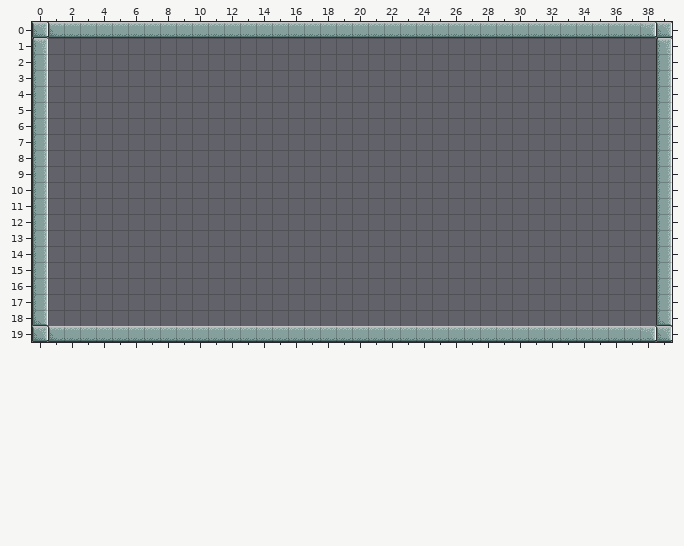
Tiled map, stored at assets/data/level6.tmx. The first picture shows the starting point.
Cells are 16x16 px. Shown: x 0..39, y 0..19.
And afterwards:
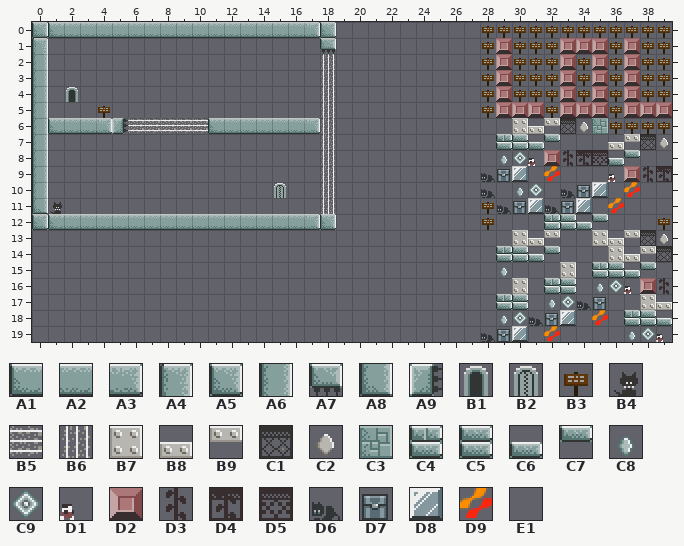
Key: from "tiles": A1 0, A2 1, A3 2, A4 4, A5 8, A6 12, A7 16, A8 20, A9 26, B1 28, B2 29, B3 36, B4 38, B5 40, B6 41, B7 90, B8 91, B9 92, C1 93, C2 94, C3 95, C4 97, C5 98, C6 99, C7 100, C8 105, C9 106, D1 107, D2 108, D3 109, D4 110, D5 111, D6 112, D7 113, D8 114, D9 116, E1 117.
__ is an empty cell.
Objects are placed by their top-left corner, in cells (3,4 is the top-left corner of cell 3,4); size is 1x1 cell unless given.
See-through tiles are keyed as they look on the map.
Difference:
{"where": "layer \"Tiles\""}
{"y":0,"x":17,"old":"A2 A2 A2 A2 A2 A2 A2 A2 A2 A2 A2 A2 A2 A2 A2 A2 A2 A2 A2 A2 A2 A3 A5","new":"A3 A5 __ __ __ __ __ __ __ __ __ B3 B3 B3 B3 B3 B3 B3 B3 B3 B3 B3 B3"}
{"y":1,"x":18,"old":"__","new":"A7"}
{"y":1,"x":28,"old":"__ __ __ __ __ __ __ __ __ __ __ A4","new":"B3 D2 B3 B3 B3 D2 D2 D2 B3 D2 B3 B3"}
{"y":2,"x":28,"old":"__ __ __ __ __ __ __ __ __ __ __ A6","new":"B3 D2 B3 B3 B3 D2 B3 D2 B3 D2 B3 B3"}
{"y":3,"x":28,"old":"__ __ __ __ __ __ __ __ __ __ __ A6","new":"B3 D2 B3 B3 B3 D2 B3 D2 B3 D2 B3 B3"}
{"y":4,"x":28,"old":"__ __ __ __ __ __ __ __ __ __ __ A6","new":"B3 D2 B3 B3 B3 D2 B3 D2 B3 D2 B3 B3"}
{"y":5,"x":28,"old":"__ __ __ __ __ __ __ __ __ __ __ A6","new":"B3 D2 D2 D2 B3 D2 D2 D2 B3 D2 D2 D2"}
{"y":6,"x":1,"old":"__ __ __ __ __","new":"A1 A2 A2 A3 A9"}
{"y":6,"x":11,"old":"__ __ __ __ __ __ __","new":"A1 A2 A2 A2 A2 A2 A3"}
{"y":6,"x":30,"old":"__ __ __ __ __ __ __ __ __ A6","new":"B7 B8 B9 C1 C2 C3 B3 B3 B3 B3"}
{"y":7,"x":29,"old":"__ __ __ __","new":"C4 C5 C6 C7"}
{"y":7,"x":36,"old":"__ __ __ A6","new":"B8 B9 C1 C2"}
{"y":8,"x":29,"old":"__ __ __ __ __ __ __ __ __","new":"C8 C9 D1 D2 D3 D4 D5 C6 C7"}
{"y":8,"x":39,"old":"A6","new":"__"}
{"y":9,"x":28,"old":"__ __ __","new":"D6 D7 D8"}
{"y":9,"x":32,"old":"__","new":"D9"}
{"y":9,"x":36,"old":"__ __ __ A6","new":"D1 D2 D3 D4"}
{"y":10,"x":28,"old":"__","new":"D6"}
{"y":10,"x":30,"old":"__ __","new":"C8 C9"}
{"y":10,"x":33,"old":"__ __ __","new":"D6 D7 D8"}
{"y":10,"x":37,"old":"__","new":"D9"}
{"y":10,"x":39,"old":"A6","new":"__"}
{"y":11,"x":0,"old":"A6","new":"A8"}
{"y":11,"x":28,"old":"__ __ __ __ __ __ __","new":"B3 D6 D7 D8 D6 D7 D8"}
{"y":11,"x":36,"old":"__","new":"D9"}
{"y":11,"x":39,"old":"A6","new":"__"}
{"y":12,"x":0,"old":"A6 __ __ __ __ __ __ __ __ __ __ __ __ __ __ __ __ __ __","new":"A5 A1 A2 A2 A2 A2 A2 A2 A2 A2 A2 A2 A2 A2 A2 A2 A2 A3 A5"}
{"y":12,"x":28,"old":"__","new":"B3"}
{"y":12,"x":32,"old":"__ __ __ __","new":"C4 C5 C6 C7"}
{"y":12,"x":39,"old":"A6","new":"B3"}
{"y":13,"x":0,"old":"A6","new":"__"}
{"y":13,"x":30,"old":"__ __ __","new":"B7 B8 B9"}
{"y":13,"x":35,"old":"__ __ __ __ A6","new":"B7 B8 B9 C1 C2"}
{"y":14,"x":0,"old":"A6","new":"__"}
{"y":14,"x":29,"old":"__ __ __ __","new":"C4 C5 C6 C7"}
{"y":14,"x":36,"old":"__ __ __ A6","new":"B7 B8 B9 C1"}
{"y":15,"x":0,"old":"A6","new":"__"}
{"y":15,"x":29,"old":"__","new":"C8"}
{"y":15,"x":33,"old":"__","new":"B7"}
{"y":15,"x":35,"old":"__ __ __ __ A6","new":"C4 C5 C6 C7 __"}
{"y":16,"x":0,"old":"A6","new":"__"}
{"y":16,"x":30,"old":"__","new":"B7"}
{"y":16,"x":32,"old":"__ __","new":"C4 C5"}
{"y":16,"x":35,"old":"__ __ __ __ A6","new":"C8 C9 D1 D2 D3"}
{"y":17,"x":0,"old":"A6","new":"__"}
{"y":17,"x":29,"old":"__ __","new":"C4 C5"}
{"y":17,"x":32,"old":"__ __ __ __","new":"C8 C9 D6 D7"}
{"y":17,"x":38,"old":"__ A6","new":"B7 B8"}
{"y":18,"x":0,"old":"A8","new":"__"}
{"y":18,"x":29,"old":"__ __ __ __ __","new":"C8 C9 D6 D7 D8"}
{"y":18,"x":35,"old":"__","new":"D9"}
{"y":18,"x":37,"old":"__ __ A8","new":"C4 C5 C6"}
{"y":19,"x":0,"old":"A5 A1 A2 A2 A2 A2 A2 A2 A2 A2 A2 A2 A2 A2 A2 A2 A2 A2 A2 A2 A2 A2 A2 A2 A2 A2 A2 A2 A2 A2 A2 A2 A2 A2 A2 A2 A2 A2 A3 A5","new":"__ __ __ __ __ __ __ __ __ __ __ __ __ __ __ __ __ __ __ __ __ __ __ __ __ __ __ __ D6 D7 D8 __ D9 E1 __ __ __ C8 C9 D1"}
{"where": "layer \"obj\""}
{"now": "B6 \"Laser\" at 18,2"}
{"now": "B6 \"Laser\" at 18,3"}
{"now": "B1 \"Start\" at 2,4"}
{"now": "B6 \"Laser\" at 18,4"}
{"now": "B3 \"Sign\" at 4,5"}
{"now": "B6 \"Laser\" at 18,5"}
{"now": "B5 \"Laser\" at 10,6"}
{"now": "B5 \"Laser\" at 7,6"}
{"now": "B5 \"Laser\" at 7,6"}
{"now": "B5 \"Laser\" at 6,6"}
{"now": "B5 \"Laser\" at 9,6"}
{"now": "B5 \"Laser\" at 8,6"}
{"now": "B6 \"Laser\" at 18,6"}
{"now": "B6 \"Laser\" at 18,7"}
{"now": "B6 \"Laser\" at 18,8"}
{"now": "B6 \"Laser\" at 18,9"}
{"now": "B2 \"End\" at 15,10"}
{"now": "B6 \"Laser\" at 18,10"}
{"now": "B4 \"Cat\" at 1,11"}
{"now": "B6 \"Laser\" at 18,11"}
{"label":"changed","picture_box":[32,22,672,342]}
